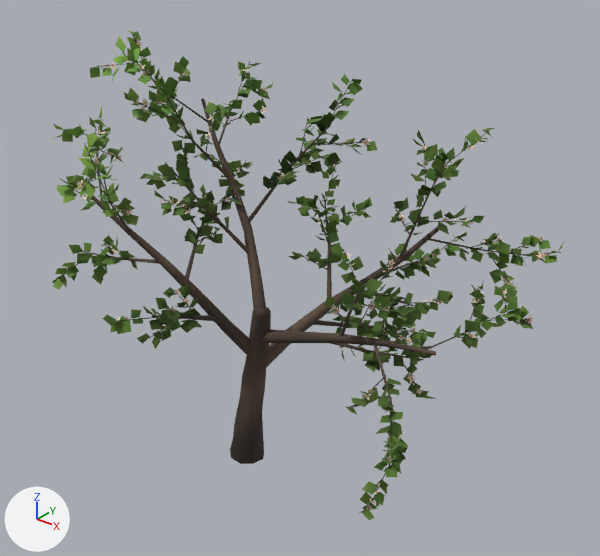
One commit to the glTF model public/ark/assets/v1/trees/apple-c.lod0.glb: the scene before it, then after it.
One viewpoint serves both versions: a 50 mm camera at (5.32, -5.68, 5.98) aimed at (0.43, 0.44, 2.19). Arrows for +X, +Y and +Z are at lower left; the lights stay in place. The older version comes first.
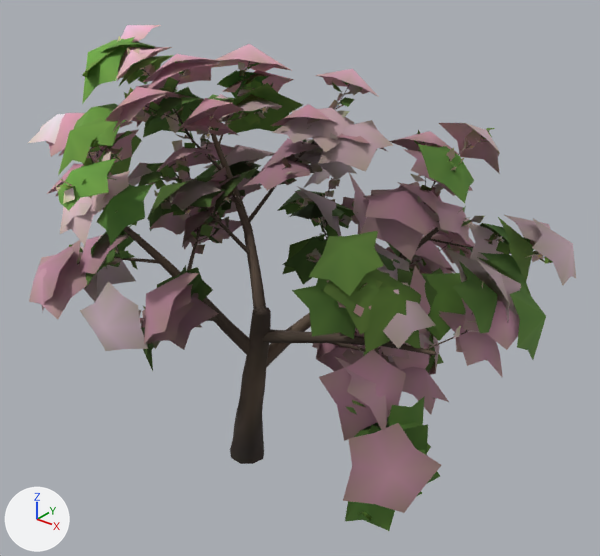
The change, as a diff of the scene's bpy script:
```diff
--- a/public/ark/assets/v1/trees/apple-c.lod0.glb.py
+++ b/public/ark/assets/v1/trees/apple-c.lod0.glb.py
@@ me_mesh_0 @@
 # used by ob_mesh_0; location = (0.0, 0.0, 0.0)
-me_mesh_0.from_pydata(...)  # 8677 vertices, 5611 faces; spans x -2.16..2.8, y -1.93..2.47, z -0.02..4.54
+me_mesh_0.from_pydata(...)  # 10481 vertices, 7251 faces; spans x -2.44..2.88, y -1.93..2.6, z -0.02..4.6
+# me_mesh_0 part 1: 1804 vertices added at x -2.44..2.88, y -1.91..2.6, z 0.84..4.6
+# me_mesh_0 part 2: 1552 kept faces spanning x -2.1..2.8, y -1.93..2.47, z 0.98..4.54 get new vertex colours
 me_mesh_0.materials.append(mat_ark_vertex_colour)
```

What differs and where, as boxes [x1, y1, x2, y2] in the pictures (600 x 556 px):
'Mesh_0', reshaped (7% wider): before [52, 31, 565, 520]; after [27, 25, 576, 531]
part 1 of me_mesh_0, added: after [27, 25, 576, 531]
part 2 of me_mesh_0, recoloured: before [52, 31, 557, 514]; after [56, 36, 545, 514]
